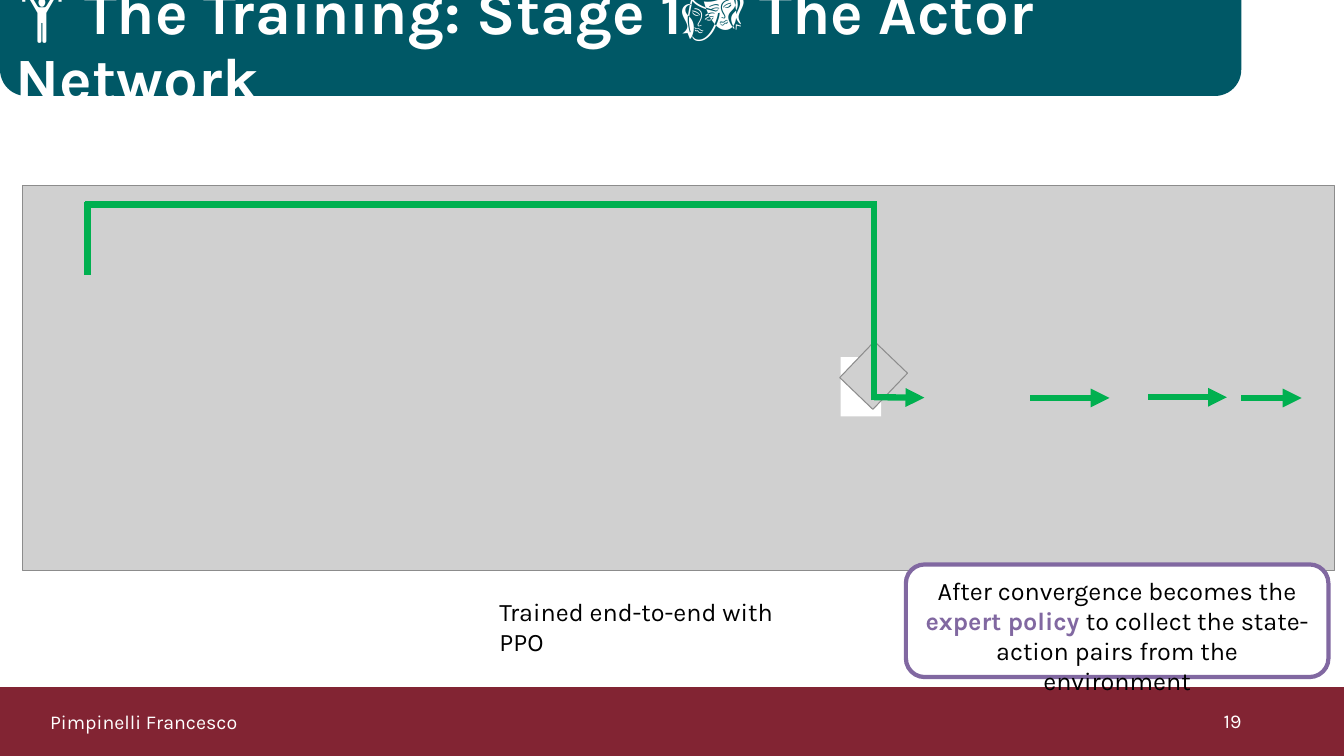
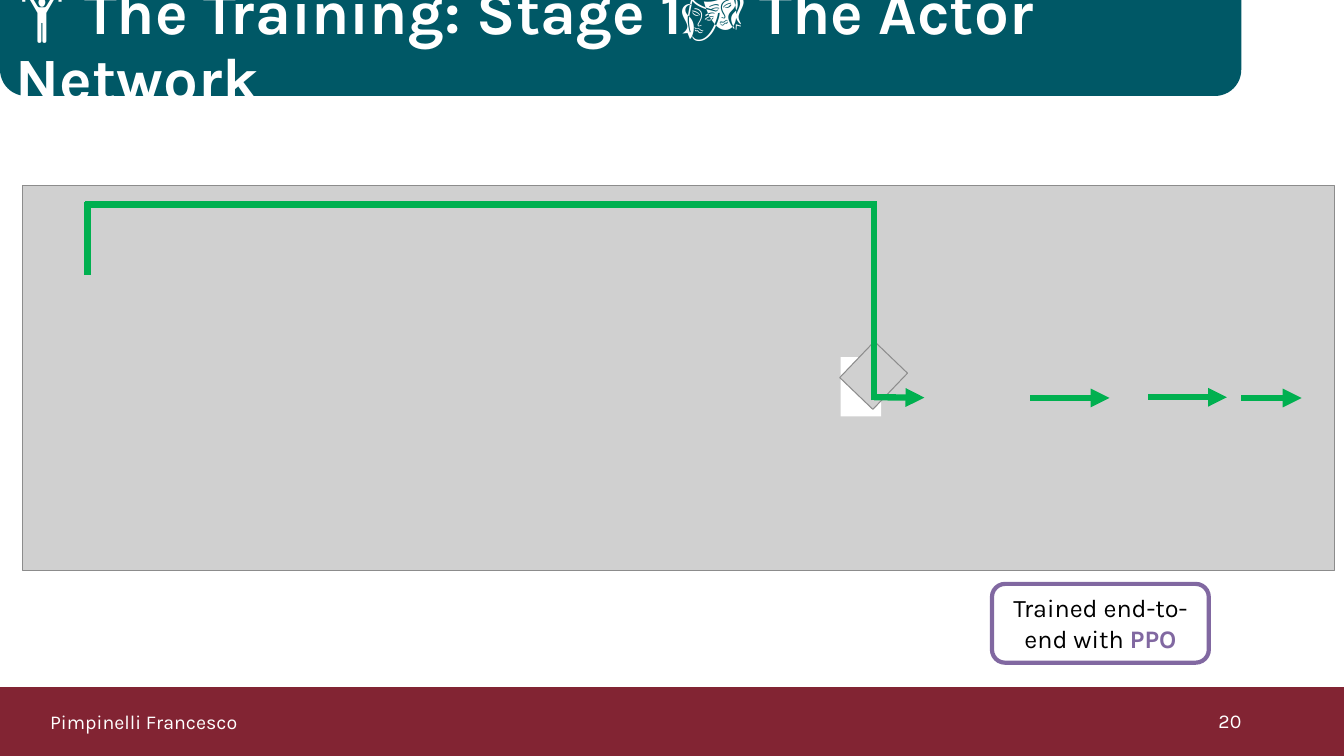
Before and after one commit to Pimpi7/Molecular-SSINet, a slide deck: slide 20 of Presentation.pptx (slide 19 before the commit). Drawn at 1344x756 pixels with LibreOffice and Linux fonts; fonts in the diff are those of the drawing; grey boxes stand for pictures; background and template pictures are left out. Boxes give left, top, right and bottom in pixels: in the first picture for what was removed or moved away, otherwise in the second. Text is boxed around its words. In the diff, an @@ line names an element or a change of style, - is before the commit and + after.

```diff
--- a/Presentation.pptx
+++ b/Presentation.pptx
@@ rounded rectangle "Trained end-to-end with PPO": place and size @@
-rounded rectangle "Trained end-to-end with PPO" at (906,565,1329,678)
+rounded rectangle "Trained end-to-end with PPO" at (992,584,1209,662)
@@ text in rounded rectangle at (1013,599,1188,649): text changed @@
-After convergence becomes the expert policy to collect the state-action pairs from the environment
+Trained end-to-end with PPO
@@ text removed at (499,603,772,652) @@
-Trained end-to-end with PPO
@@ page number at (1218,715,1241,728): text changed @@
-19
+20
```
Also in this commit, not shown: 10 other slides changed, 3 slides added, 1 slide removed, 17 other files.
